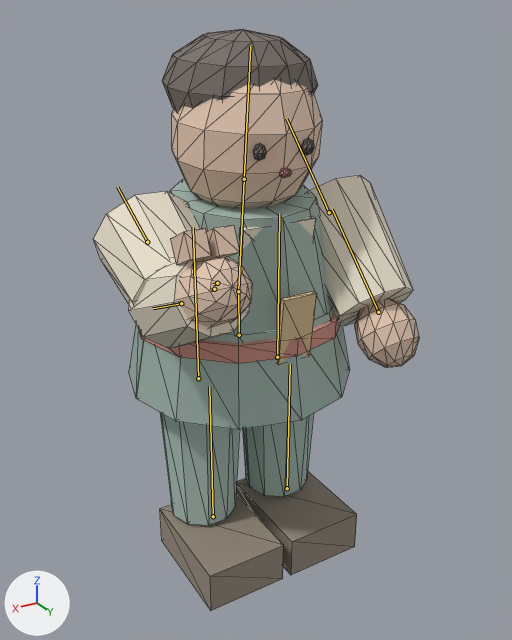
Before and after pictures for a commit that changed the glTF model public/models/traveler-tech-demo.glb.
Rendered twice from a camera (50 mm lens) standing at (0.961, 1.701, 1.607) and looking at (-0.012, 0.079, 0.796). Every picture has the same lights, and +X, +Y and +Z are marked at lower left. The first picture is the older version. Both versions are drawn at frame 20 of the action 'PlaceIncense'; the numbers are the values there. The bones that bend it are drawn over the model as lines. Mesh edges are drawn as thin lines.

The first picture shows 'TravelerSkinnedMesh'.
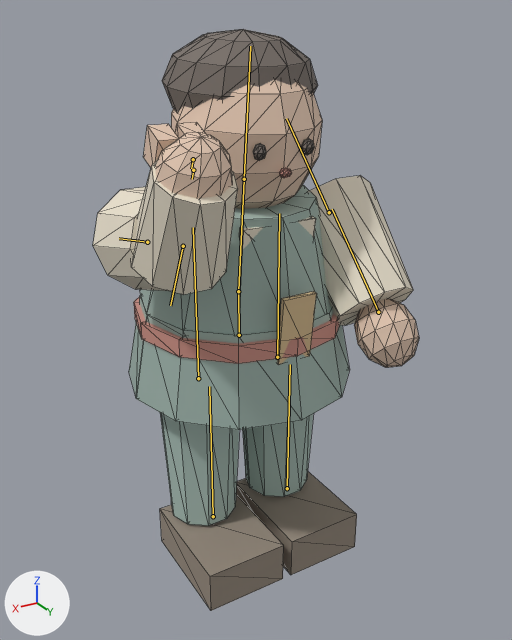
Location of each change, (x1, y1, x2, y2) in pixels of the pictures (512 x 640 px):
```json
{"object": "TravelerSkinnedMesh", "change": "posed", "before": [94, 29, 419, 611], "after": [93, 29, 419, 611]}
{"bone": "Shoulder_R", "before": "(147, 242) to (117, 187)", "after": "(147, 242) to (119, 238)"}
```

Edits to the scene script, one JSON object a line:
```json
{"block": "bone_shoulder_r", "where": "bone_shoulder_r = bpy.data.objects['Root'].pose.bones['Shoulder_R']  # child of 'Spine'"}
{"op": "set", "path": "bone_shoulder_r.rotation_quaternion", "old": "(0.831, 0.556, 0.0, 0.0)", "new": "(0.584, 0.811, 0.0, 0.0)", "note": "degrees (68, 0, 0) -> degrees (108, 0, 0)"}
```
